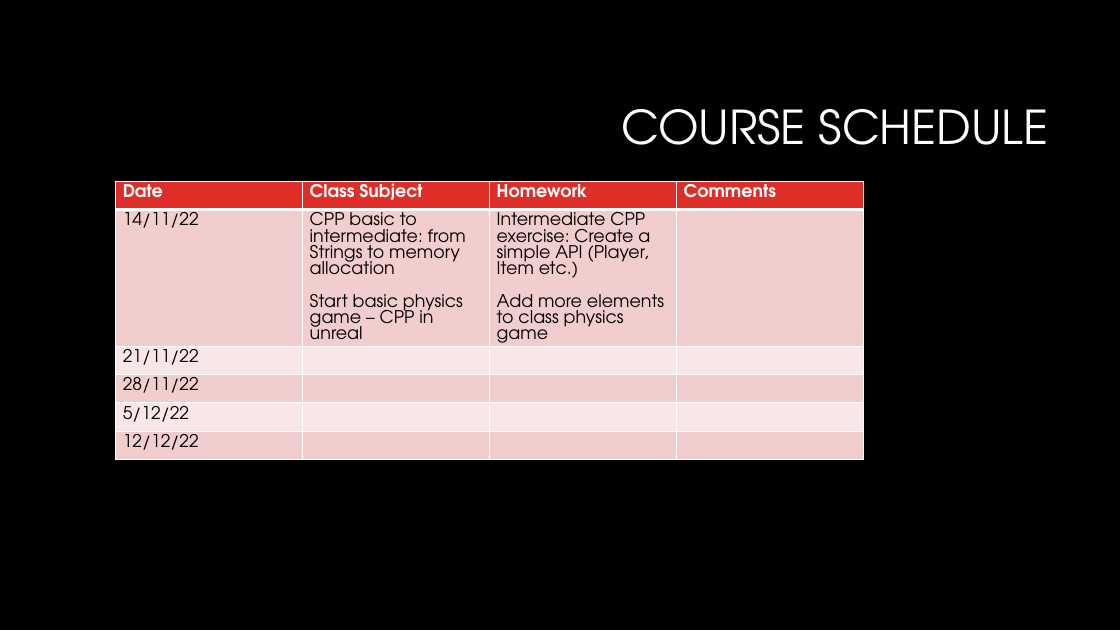
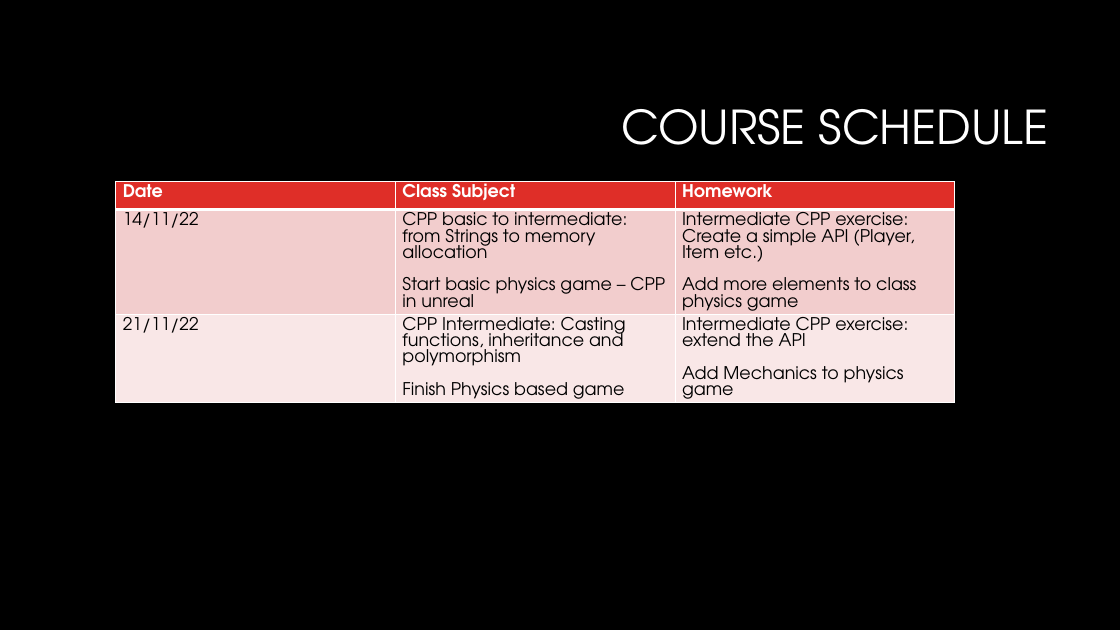
Before and after one commit to shachash1984/Tiltan_UnrealEngineCourse, a slide deck: slide 13 of Presentations/Course_Syllabus.pptx (slide 11 before the commit). Drawn at 1120x630 pixels with LibreOffice and Linux fonts; fonts in the diff are those of the drawing; background and template pictures are left out. Boxes give left, top, right and bottom in pixels: in the first picture for what was removed or moved away, otherwise in the second. Text is boxed around its words. In the diff, an @@ line names an element or a change of style, - is before the commit and + after.

```diff
--- a/Presentations/Course_Syllabus.pptx
+++ b/Presentations/Course_Syllabus.pptx
@@ table at <box>116,181,955,455</box> @@
-Date | Class Subject | Homework | Comments
-14/11/22 | CPP basic to intermediate: from Strings to memory allocation / Start basic physics game – CPP in unreal | Intermediate CPP exercise: Create a simple API (Player, Item etc.) / Add more elements to class physics game | 
-21/11/22 |  |  | 
-28/11/22 |  |  | 
-5/12/22 |  |  | 
-12/12/22 |  |  | 
+Date | Class Subject | Homework
+14/11/22 | CPP basic to intermediate: from Strings to memory allocation / Start basic physics game – CPP in unreal | Intermediate CPP exercise: Create a simple API (Player, Item etc.) / Add more elements to class physics game
+21/11/22 | CPP Intermediate: Casting functions, inheritance and polymorphism / Finish Physics based game | Intermediate CPP exercise: extend the API / Add Mechanics to physics game
@@ table: place and size @@
-table at <box>116,181,865,497</box>
+table at <box>116,181,955,455</box>
```
Also in this commit, not shown: 5 other slides changed, 7 slides added, 2 slides removed, 1 other file.
